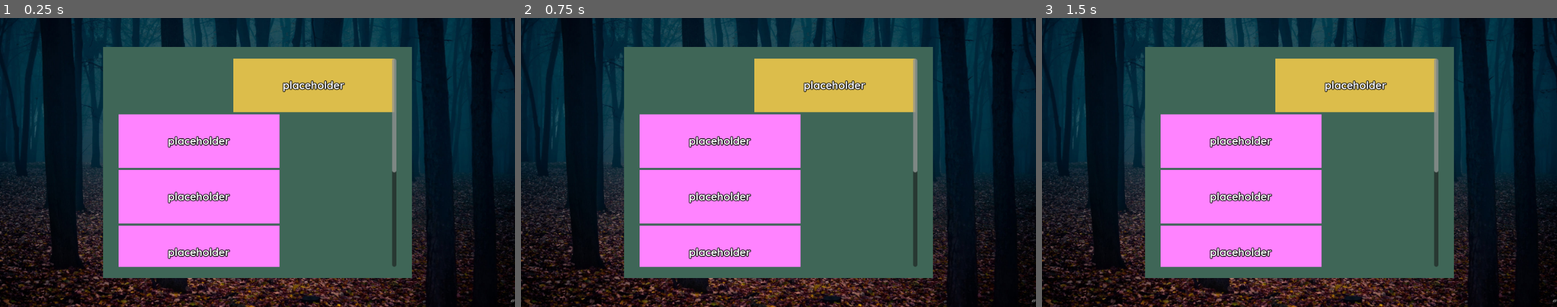
Above: before the commit, frames 1-3 (left to right).
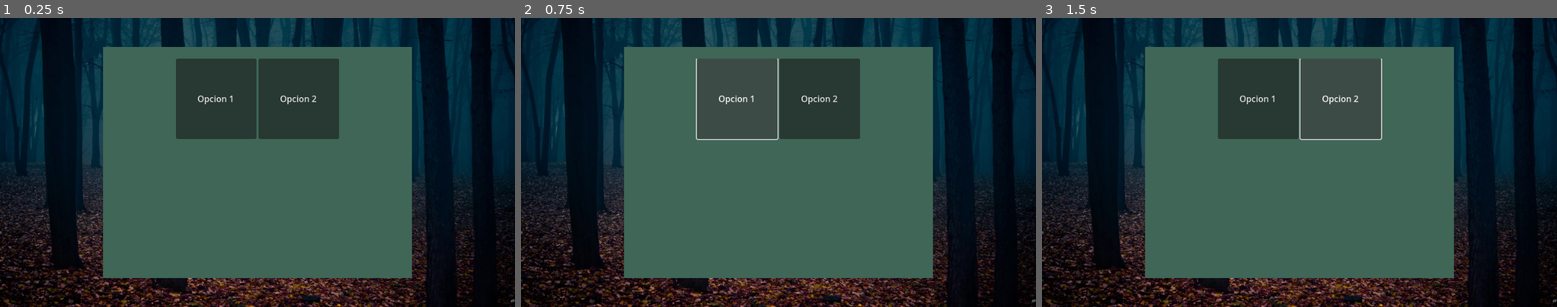
Above: after the commit, the same moments.

Repository: c-dez/furrymon_interlude_prototype
Game: Godot game, scene res://scenes/main/main.tscn
Two runs of this game, one before a commit and one after it. Both use one fixed random seed, a clock stepped at 60 frames per second and the inputs below.
Inputs (mouse positions are in pixels of both pictures, inside the frame that each line leads up to):
- Up to frame 1 (0.25 s): no input
- Up to frame 2 (0.75 s): click (737, 98) at 0.5 s, where only the run after the commit has a clickable "Opcion 1"
- Up to frame 3 (1.5 s): click (1340, 98) at 1.25 s, where only the run after the commit has a clickable "Opcion 2"

The runs differ from the first frame. In frame 1, 26% of the frame differs, in the area x 23-77%, y 14-87%; in frame 2, 26%; in frame 3, 26%.

Commit message:
creado sistema para generar left_chat_box y el scroll se automatize

Diff:
--- a/scenes/interactive_menu/interactive_menu.gd
+++ b/scenes/interactive_menu/interactive_menu.gd
@@ -1,2 +1,21 @@
 class_name InteractiveMenu
 extends Control
+
+
+@onready var scroll_container: ScrollContainer = get_node("ScrollContainer")
+@onready var v_box: VBoxContainer = scroll_container.get_node("VBoxContainer")
+
+var left_chat: Resource = preload("res://scenes/interactive_menu/chat_boxes/left/left_chat_box.tscn")
+var right_chat: Resource = preload("res://scenes/interactive_menu/chat_boxes/right/right_chat_box.tscn")
+
+
+func _process(_delta: float) -> void:
+    if Input.is_action_just_pressed("ui_accept"):
+        var instance: Node = left_chat.instantiate()
+        v_box.add_child(instance)
+        # asegurarse que el scroll se baje para que el nuevo nodo sea visible
+        await get_tree().process_frame
+        scroll_container.ensure_control_visible(instance)
+
+
+    pass
--- a/scenes/interactive_menu/interactive_menu.tscn
+++ b/scenes/interactive_menu/interactive_menu.tscn
@@ -1,8 +1,6 @@
-[gd_scene load_steps=4 format=3 uid="uid://b350hvy60n7fg"]
+[gd_scene load_steps=2 format=3 uid="uid://b350hvy60n7fg"]
 
 [ext_resource type="Script" uid="uid://b7y1doyos3u6x" path="res://scenes/interactive_menu/interactive_menu.gd" id="1_td75o"]
-[ext_resource type="PackedScene" uid="uid://cjj64iwklxhso" path="res://scenes/interactive_menu/chat_boxes/left/left_chat_box.tscn" id="2_4lgfe"]
-[ext_resource type="PackedScene" uid="uid://dmn4pg2l7cl53" path="res://scenes/interactive_menu/chat_boxes/right/right_chat_box.tscn" id="3_h0kfy"]
 
 [node name="InteractiveMenu" type="Control"]
 layout_direction = 1
@@ -35,23 +33,18 @@
 layout_mode = 2
 size_flags_horizontal = 3
 
-[node name="RightChatBox" parent="ScrollContainer/VBoxContainer" instance=ExtResource("3_h0kfy")]
+[node name="OptionsBtns" type="HBoxContainer" parent="ScrollContainer/VBoxContainer"]
+custom_minimum_size = Vector2(500, 150)
 layout_mode = 2
+alignment = 1
 
-[node name="LeftChatBox" parent="ScrollContainer/VBoxContainer" instance=ExtResource("2_4lgfe")]
+[node name="Button" type="Button" parent="ScrollContainer/VBoxContainer/OptionsBtns"]
+custom_minimum_size = Vector2(150, 150)
 layout_mode = 2
+text = "Opcion 1"
+icon_alignment = 1
 
-[node name="LeftChatBox2" parent="ScrollContainer/VBoxContainer" instance=ExtResource("2_4lgfe")]
+[node name="Button2" type="Button" parent="ScrollContainer/VBoxContainer/OptionsBtns"]
+custom_minimum_size = Vector2(150, 150)
 layout_mode = 2
-
-[node name="LeftChatBox3" parent="ScrollContainer/VBoxContainer" instance=ExtResource("2_4lgfe")]
-layout_mode = 2
-
-[node name="LeftChatBox4" parent="ScrollContainer/VBoxContainer" instance=ExtResource("2_4lgfe")]
-layout_mode = 2
-
-[node name="LeftChatBox5" parent="ScrollContainer/VBoxContainer" instance=ExtResource("2_4lgfe")]
-layout_mode = 2
-
-[node name="LeftChatBox6" parent="ScrollContainer/VBoxContainer" instance=ExtResource("2_4lgfe")]
-layout_mode = 2
+text = "Opcion 2"
